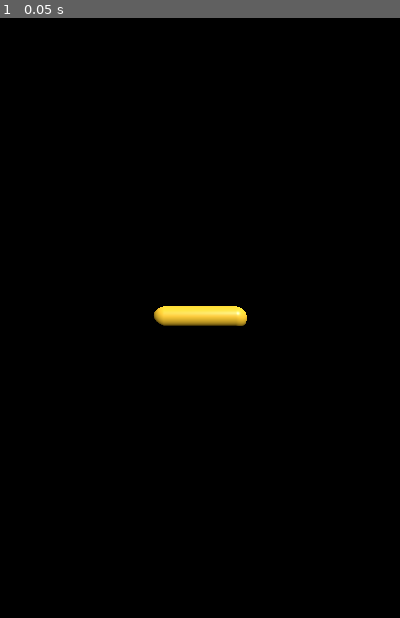
Above: before the commit, frame 1.
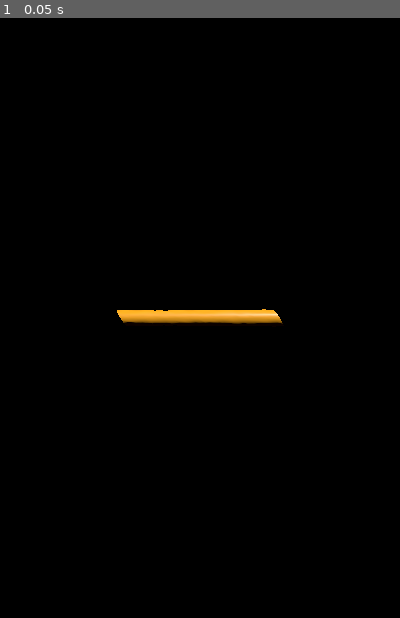
Above: after the commit, the same moment.

Repository: arnavaggarwal-dev/frylock
Game: Godot game, scene res://main.tscn
Same seed, same stepped clock (60 frames per second), same inputs: the game is played once before the commit and once after it.
Inputs:
- Up to frame 1 (0.05 s): no input

The runs differ from the first frame. In frame 1, 1.1% of the frame differs, in the area x 29-71%, y 48-52%.

Commit message:
gonna take a break rn

Diff:
--- /dev/null
+++ b/main.gdshader
@@ -0,0 +1,33 @@
+shader_type spatial;
+
+uniform float soggy_factor : hint_range(0.0, 1.0) = 0.0;
+uniform sampler2D noise_tex : hint_default_white;
+
+void vertex() {
+    // Curve the fry along its length
+    float t = VERTEX.x; // -1 to 1 along the fry length
+    VERTEX.y += sin(t * 3.14159) * 0.18; // gentle arc upward in middle
+    VERTEX.y += sin(t * 6.0) * 0.03;     // slight wiggle
+
+    // Surface bumpiness from noise
+    vec2 uv = UV * 4.0;
+    float noise = texture(noise_tex, uv).r;
+    VERTEX += NORMAL * noise * 0.03 * (1.0 - soggy_factor);
+}
+
+void fragment() {
+    vec2 uv = UV * 4.0;
+    float noise = texture(noise_tex, uv).r;
+
+    // Crispy golden color
+    vec3 crispy_color = vec3(0.85, 0.58, 0.1) + noise * vec3(0.1, 0.05, 0.0);
+    // Soggy pale color
+    vec3 soggy_color = vec3(0.72, 0.65, 0.45);
+
+    ALBEDO = mix(crispy_color, soggy_color, soggy_factor);
+    ROUGHNESS = mix(0.35, 0.85, soggy_factor) + noise * 0.1;
+    METALLIC = 0.0;
+
+    // Slight subsurface-ish warm glow on crispy
+    EMISSION = mix(vec3(0.08, 0.04, 0.0), vec3(0.0), soggy_factor) * (1.0 - noise * 0.5);
+}
--- a/main.tscn
+++ b/main.tscn
@@ -1,15 +1,28 @@
 [gd_scene format=3 uid="uid://t5y6xy0dnd7f"]
 
 [ext_resource type="Script" uid="uid://bgn6bfhthwti3" path="res://main.gd" id="1_ig7tw"]
+[ext_resource type="Shader" uid="uid://j83w1wspc3kh" path="res://main.gdshader" id="2_0xm2m"]
 
-[sub_resource type="StandardMaterial3D" id="StandardMaterial3D_ig7tw"]
-albedo_color = Color(0.95686275, 0.76862746, 0.1882353, 1)
-roughness = 0.4
+[sub_resource type="FastNoiseLite" id="FastNoiseLite_0xm2m"]
+noise_type = 0
+frequency = 0.008
+fractal_octaves = 10
 
-[sub_resource type="CapsuleMesh" id="CapsuleMesh_0xm2m"]
-material = SubResource("StandardMaterial3D_ig7tw")
-radius = 0.15
-height = 1.2
+[sub_resource type="NoiseTexture2D" id="NoiseTexture2D_h2yge"]
+noise = SubResource("FastNoiseLite_0xm2m")
+
+[sub_resource type="ShaderMaterial" id="ShaderMaterial_h2yge"]
+render_priority = 0
+shader = ExtResource("2_0xm2m")
+shader_parameter/soggy_factor = 0.0
+shader_parameter/noise_tex = SubResource("NoiseTexture2D_h2yge")
+
+[sub_resource type="CylinderMesh" id="CylinderMesh_1bvp3"]
+material = SubResource("ShaderMaterial_h2yge")
+top_radius = 0.08
+bottom_radius = 0.09
+radial_segments = 16
+rings = 32
 
 [node name="Main" type="Node2D" unique_id=1129250910]
 script = ExtResource("1_ig7tw")
@@ -25,4 +38,4 @@
 
 [node name="Fry" type="MeshInstance3D" parent="World" unique_id=2071623522]
 transform = Transform3D(-4.371139e-08, -1, 0, 1, -4.371139e-08, 0, 0, 0, 1, 0, 0, 0)
-mesh = SubResource("CapsuleMesh_0xm2m")
+mesh = SubResource("CylinderMesh_1bvp3")
Not shown, added: main.gdshader.uid
